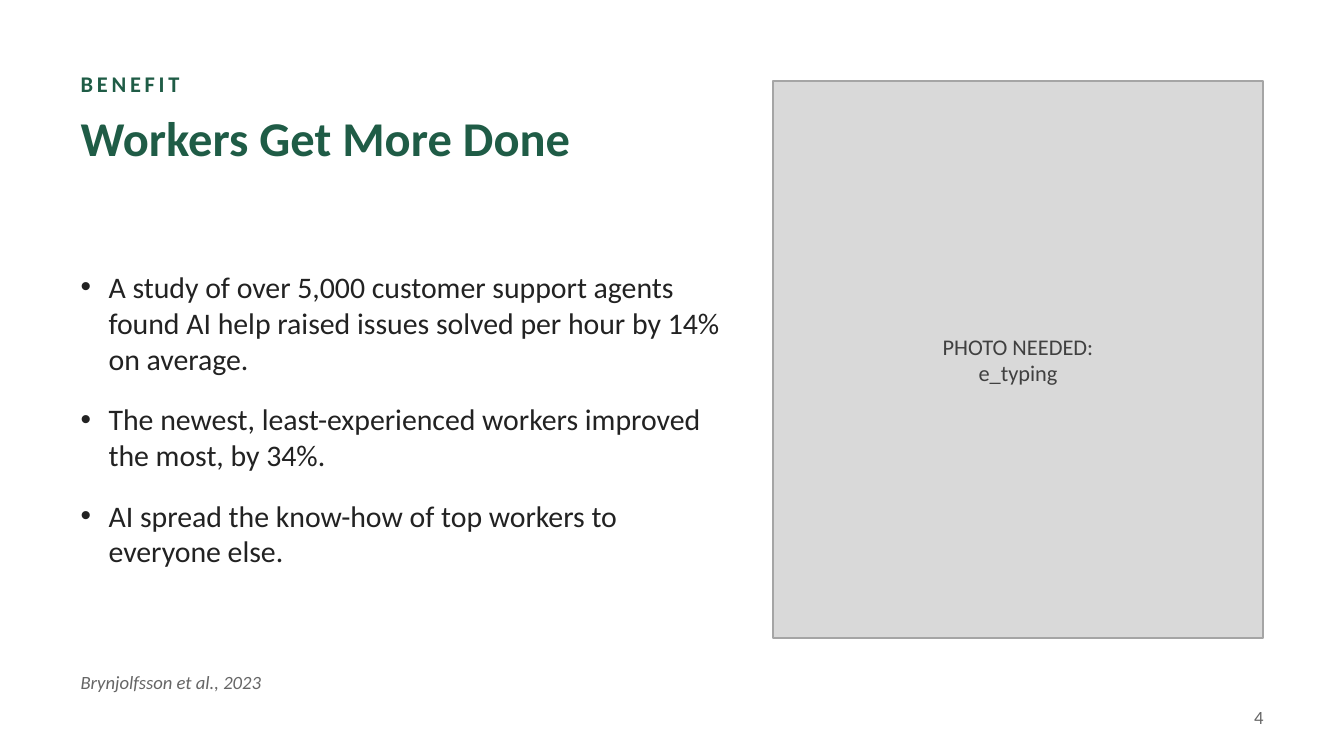
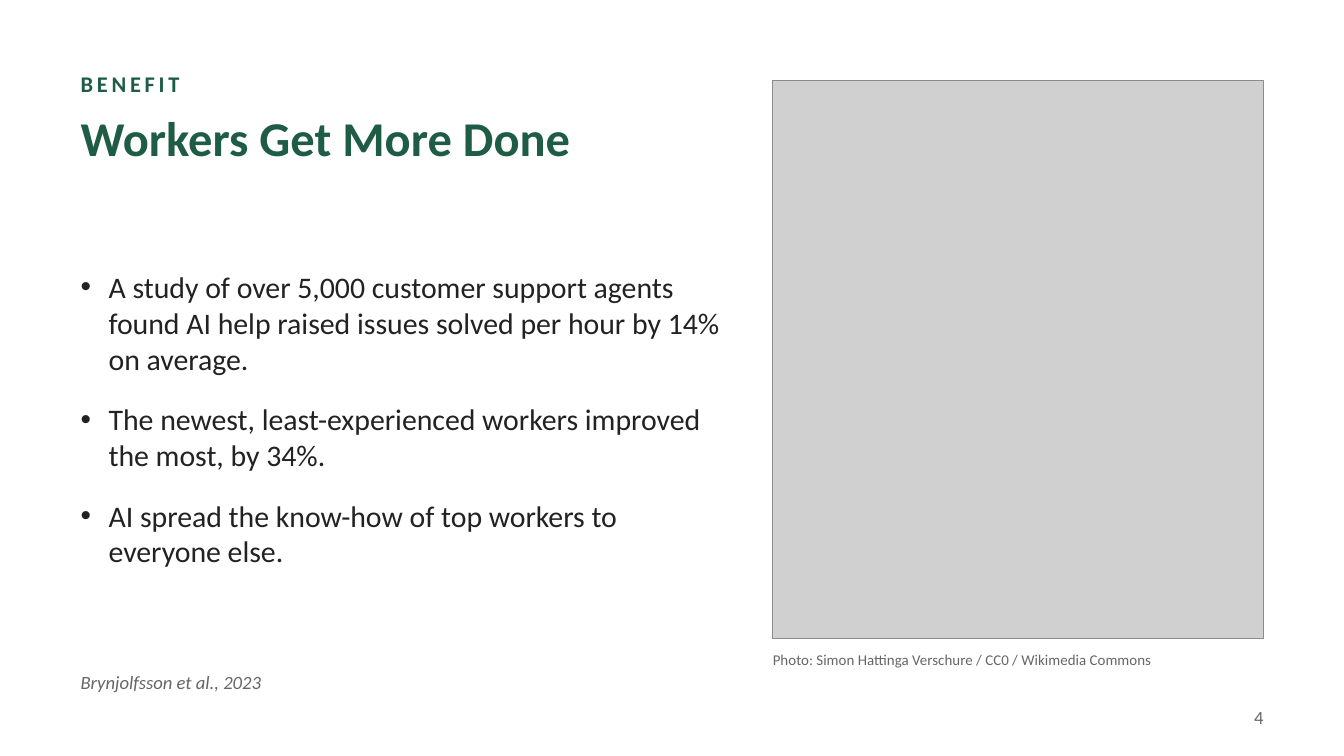
Before and after one commit to Hvdxx/academic-pptx-skill, a slide deck: slide 4 of presentations/AI_and_the_Economy.pptx. Drawn at 1344x756 pixels with LibreOffice and Linux fonts; fonts in the diff are those of the drawing; grey boxes stand for pictures. Boxes give left, top, right and bottom in pixels: in the first picture for what was removed or moved away, otherwise in the second. Text is boxed around its words. In the diff, an @@ line names an element or a change of style, - is before the commit and + after.

```diff
--- a/presentations/AI_and_the_Economy.pptx
+++ b/presentations/AI_and_the_Economy.pptx
@@ rectangle removed at [773,81,1263,638] @@
@@ picture added at [773,81,1263,638] @@
@@ text at [773,654,1151,668]: text changed; size 12 to 8 pt; text colour #404040 to #666666 @@
-PHOTO NEEDED:
-e_typing
+Photo: Simon Hattinga Verschure / CC0 / Wikimedia Commons
```
Also in this commit, not shown: 3 other slides changed, 1 other file.
